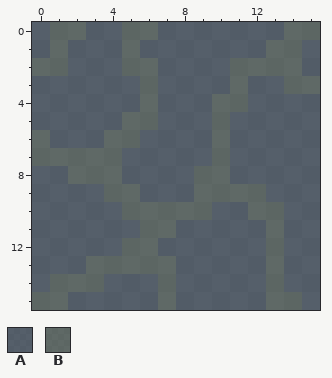
Two versions of one pixel-art file, Textures/Breakable.aseprite. That is the earlier state.
16x16 pixels, 1 frame.
Palette (. is transparent): A #404052c0  B #4d4d4dc0
Pixels before, first column x 0:
 0 ABBAABBAAAAAAABB
 1 ABAAABAAAAAAABBA
 2 BBAAABBAAAABBBBA
 3 AAAAAABAAAABAABB
 4 AAAAAABAAABBAAAA
 5 AAAAABBAAABAAAAA
 6 BAAABBAAAABAAAAA
 7 BBBBBAAAAABAAAAA
 8 AABBBAAAABBAAAAA
 9 AAAABBAAABBBBAAA
10 AAAAABBBBBAABBAA
11 AAAAAABBAAAAABAA
12 AAAAABBAAAAAABAA
13 AAABBBBBAAAAABAA
14 ABBBAAABAAAAABAA
15 BBAAAAABAAAAABBA
Now the later version:
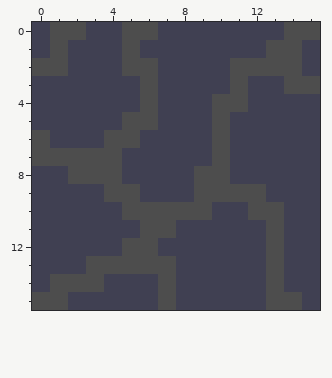
Changes in this commit:
layer "Layer 1" opacity 75% -> 100%
colour A: #404052c0 -> #404052
colour B: #4d4d4dc0 -> #4d4d4d
Pixel boxes of the changes (left, top, right, bottom) in both pictures:
changed: (32, 22, 320, 310)
